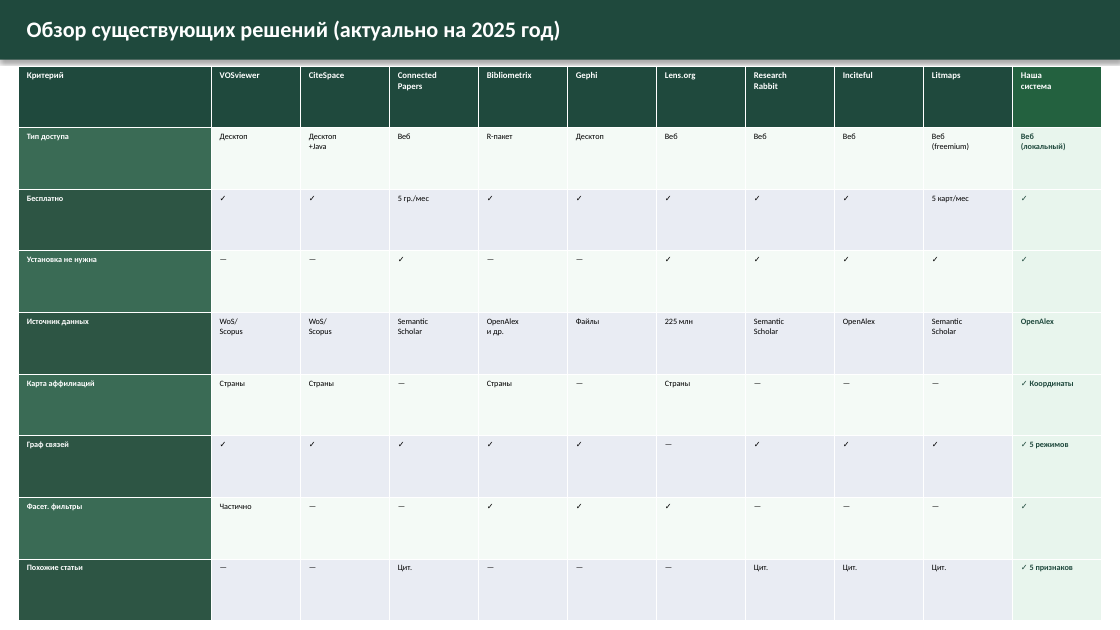
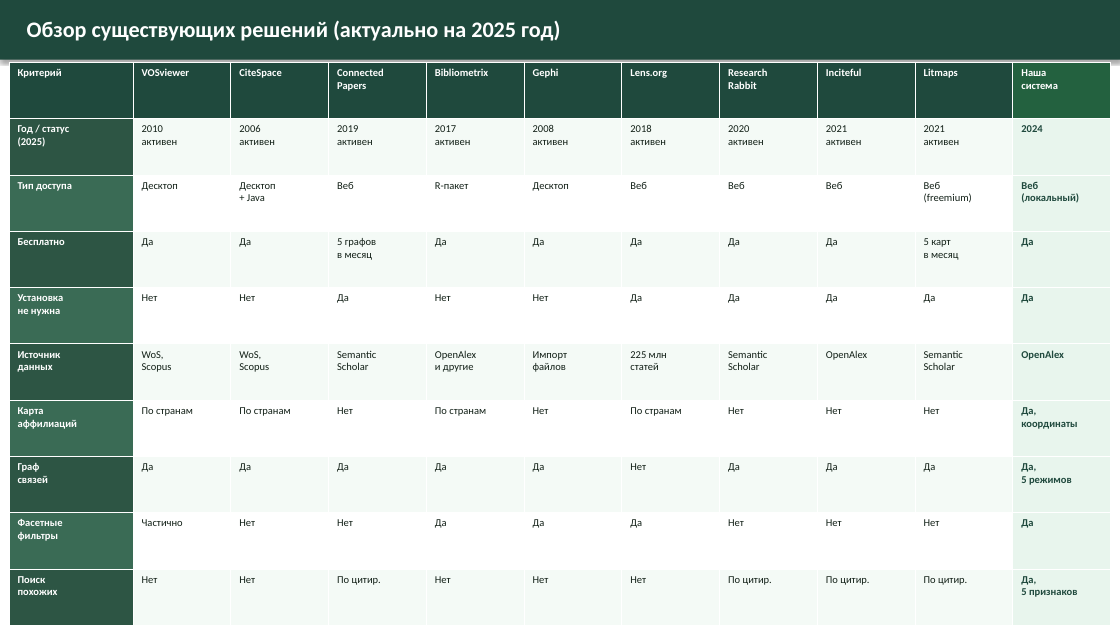
Before and after one commit to surnova2703/muiv3year, a slide deck: slide 5 of docs/Визуализация науки на основе метаданных публикаций и журналов.pptx. Drawn at 1120x630 pixels with LibreOffice and Linux fonts; fonts in the diff are those of the drawing. Boxes give left, top, right and bottom in pixels: in the first picture for what was removed or moved away, otherwise in the second. Text is boxed around its words. In the diff, an @@ line names an element or a change of style, - is before the commit and + after.

```diff
--- a/docs/Визуализация науки на основе метаданных публикаций и журналов.pptx
+++ b/docs/Визуализация науки на основе метаданных публикаций и журналов.pptx
@@ table at (x1=9, y1=62, x2=1108, y2=625) @@
-row 2: Тип доступа | Десктоп | Десктоп +Java | Веб | R-пакет | Десктоп | Веб | Веб | Веб | Веб (freemium) | Веб (локальный)
-row 3: Бесплатно | ✓ | ✓ | 5 гр./мес | ✓ | ✓ | ✓ | ✓ | ✓ | 5 карт/мес | ✓
-row 4: Установка не нужна | — | — | ✓ | — | — | ✓ | ✓ | ✓ | ✓ | ✓
-row 5: Источник данных | WoS/ Scopus | WoS/ Scopus | Semantic Scholar | OpenAlex и др. | Файлы | 225 млн | Semantic Scholar | OpenAlex | Semantic Scholar | OpenAlex
-row 6: Карта аффилиаций | Страны | Страны | — | Страны | — | Страны | — | — | — | ✓ Координаты
-row 7: Граф связей | ✓ | ✓ | ✓ | ✓ | ✓ | — | ✓ | ✓ | ✓ | ✓ 5 режимов
-row 8: Фасет. фильтры | Частично | — | — | ✓ | ✓ | ✓ | — | — | — | ✓
-row 9: Похожие статьи | — | — | Цит. | — | — | — | Цит. | Цит. | Цит. | ✓ 5 признаков
+row 2: Год / статус (2025) | 2010 активен | 2006 активен | 2019 активен | 2017 активен | 2008 активен | 2018 активен | 2020 активен | 2021 активен | 2021 активен | 2024
+row 3: Тип доступа | Десктоп | Десктоп + Java | Веб | R-пакет | Десктоп | Веб | Веб | Веб | Веб (freemium) | Веб (локальный)
+row 4: Бесплатно | Да | Да | 5 графов в месяц | Да | Да | Да | Да | Да | 5 карт в месяц | Да
+row 5: Установка не нужна | Нет | Нет | Да | Нет | Нет | Да | Да | Да | Да | Да
+row 6: Источник данных | WoS, Scopus | WoS, Scopus | Semantic Scholar | OpenAlex и другие | Импорт файлов | 225 млн статей | Semantic Scholar | OpenAlex | Semantic Scholar | OpenAlex
+row 7: Карта аффилиаций | По странам | По странам | Нет | По странам | Нет | По странам | Нет | Нет | Нет | Да, координаты
+row 8: Граф связей | Да | Да | Да | Да | Да | Нет | Да | Да | Да | Да, 5 режимов
+row 9: Фасетные фильтры | Частично | Нет | Нет | Да | Да | Да | Нет | Нет | Нет | Да
+row 10: Поиск похожих | Нет | Нет | По цитир. | Нет | Нет | Нет | По цитир. | По цитир. | По цитир. | Да, 5 признаков
@@ table resized from (x1=18, y1=66, x2=1102, y2=621) to (x1=9, y1=62, x2=1108, y2=625) @@
```
